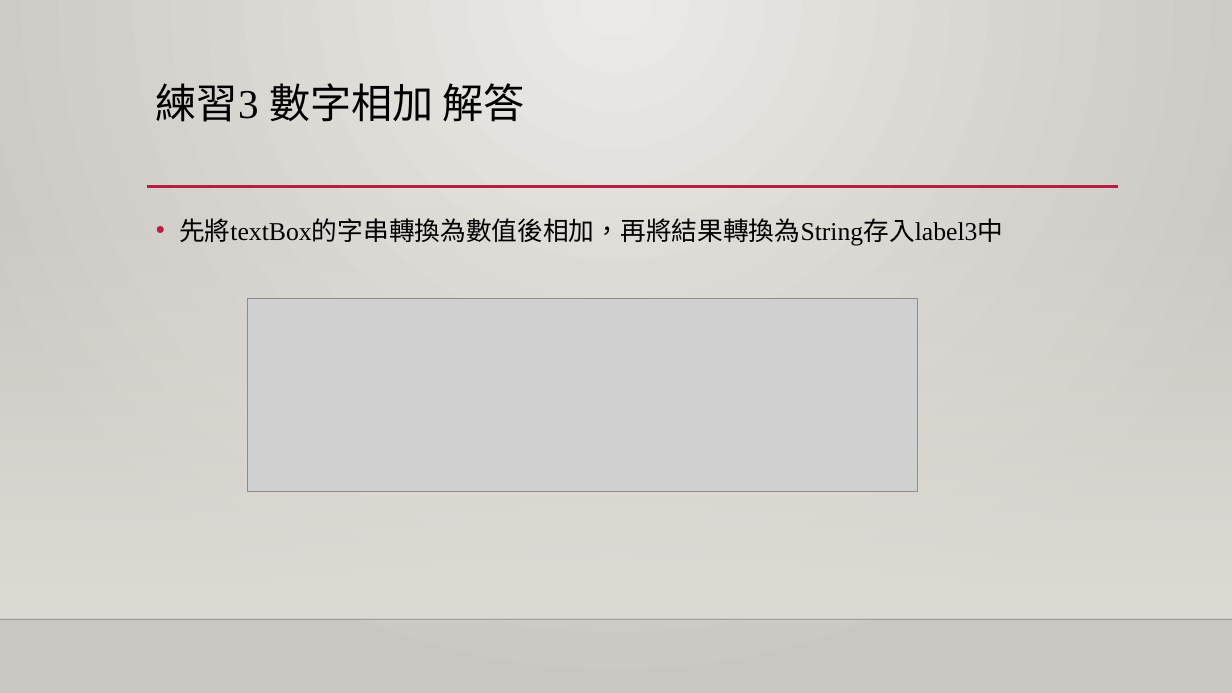
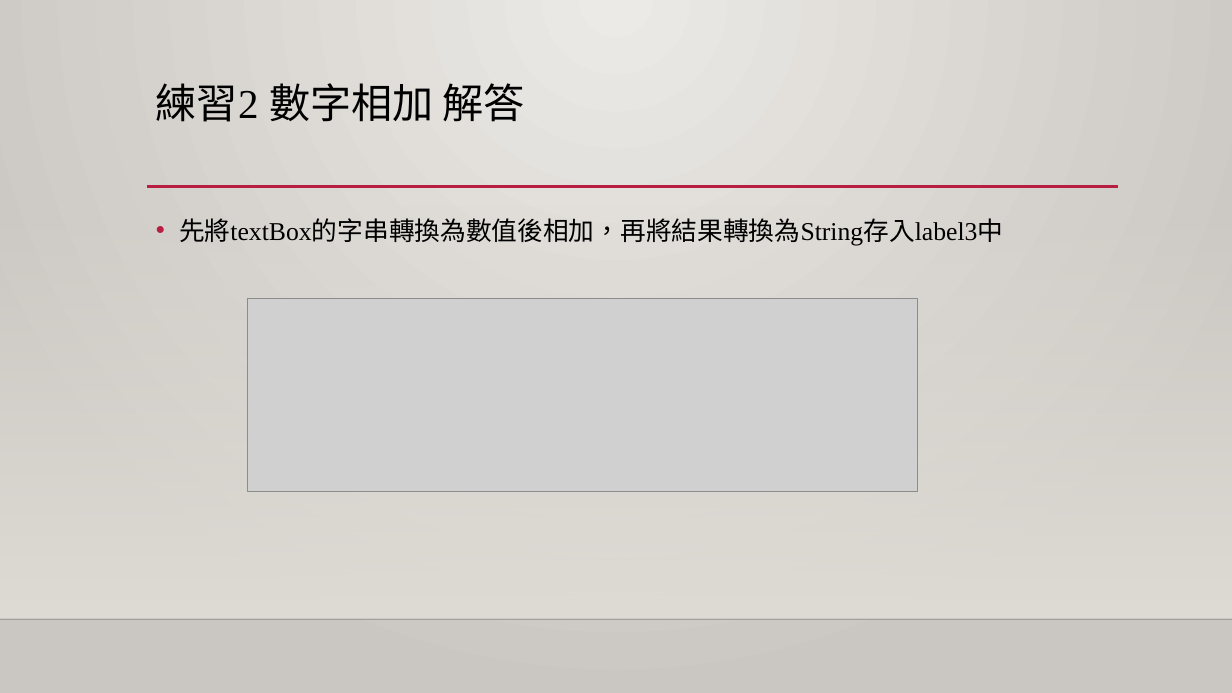
Before and after one commit to Liu085712/GUI_class, a slide deck: slide 9 of GUI_class20230313/教學ppt/05_C#_視窗程式設計_TextBox_輸入框_Try_Catch_ExceptionHandle.pptx (slide 11 before the commit). Drawn at 1232x693 pixels with LibreOffice and Linux fonts; fonts in the diff are those of the drawing; grey boxes stand for pictures; background and template pictures are left out. Boxes give left, top, right and bottom in pixels: in the first picture for what was removed or moved away, otherwise in the second. Text is boxed around its words. In the diff, an @@ line names an element or a change of style, - is before the commit and + after.

```diff
--- a/GUI_class20230313/教學ppt/05_C#_視窗程式設計_TextBox_輸入框_Try_Catch_ExceptionHandle.pptx
+++ b/GUI_class20230313/教學ppt/05_C#_視窗程式設計_TextBox_輸入框_Try_Catch_ExceptionHandle.pptx
@@ title at (156,83,525,122): text changed @@
-練習3 數字相加 解答
+練習2 數字相加 解答
```
Also in this commit, not shown: 2 other slides changed, 15 other files.
